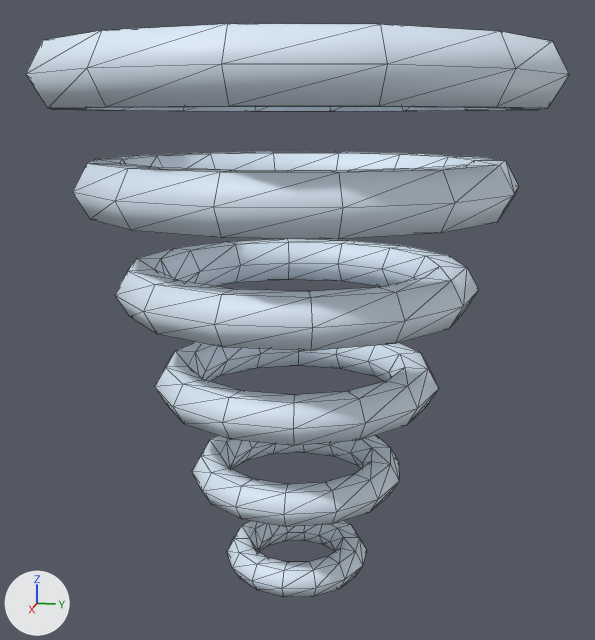
Two versions of the glTF model assets/reference/whirl.glb, one commit apart.
Before and after are seen from a 50 mm camera at (1.622, 0.326, 1.071) aimed at (-0.003, 0.001, 0.664). Lighting does not change. The marker at lower left points along +X, +Y and +Z. The first picture is the older version. Mesh edges are drawn as thin lines. Where no turn or scale is listed for an object, it has been applied to the vertices.
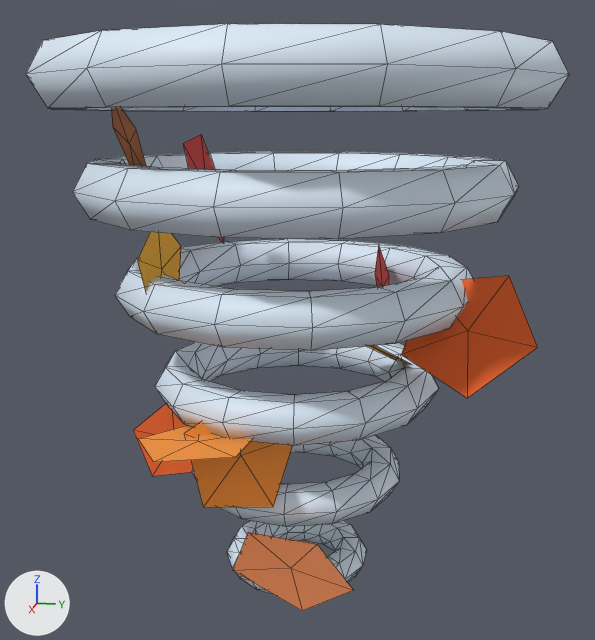
Boxes [x1, y1, x2, y2] around the edits, measured in the pictures (595 x 640 px):
'Mesh_11', added (orange)
    after: [401, 276, 538, 398]
'Mesh_10', added (orange)
    after: [233, 532, 353, 611]
'Mesh_9', added (orange)
    after: [184, 422, 292, 507]
'Mesh_14', added (orange)
    after: [139, 425, 252, 462]
'Mesh_12', added (orange)
    after: [137, 232, 181, 292]
'Mesh_6', added (orange)
    after: [133, 404, 193, 476]
'Mesh_15', added (orange)
    after: [111, 108, 146, 166]
'Mesh_13', added (red)
    after: [183, 134, 224, 243]
'Mesh_8', added
    after: [375, 245, 389, 287]
'Mesh_7', added
    after: [367, 345, 410, 364]

The change, as a diff of the scene's bpy script:
```diff
--- a/assets/reference/whirl.glb.py
+++ b/assets/reference/whirl.glb.py
@@ me_mesh_15 @@
+me_mesh_15.from_pydata([(0.0, 0.0, 0.0), (0.079, 0.046, 0.027), (0.018, -0.023, 0.09), (-0.068, -0.06, 0.029), (-0.06, -0.014, -0.073), (0.03, 0.052, -0.074), (0.079, 0.046, 0.027)], [], [(1, 2, 0), (2, 3, 0), (3, 4, 0), (4, 5, 0), (5, 6, 0)])
+me_mesh_15.materials.append(mat_material_15)  # orange #d9814f
@@ me_mesh_14 @@
+me_mesh_14.from_pydata([(0.0, 0.0, 0.0), (-0.114, -0.03, -0.006), (-0.064, 0.099, 0.003), (0.074, 0.091, 0.008), (0.11, -0.043, 0.002), (-0.007, -0.117, -0.007), (-0.114, -0.03, -0.006)], [], [(1, 2, 0), (2, 3, 0), (3, 4, 0), (4, 5, 0), (5, 6, 0)])
+me_mesh_14.materials.append(mat_material_14)  # orange #ff9a3f
@@ me_mesh_13 @@
+me_mesh_13.from_pydata([(0.0, 0.0, 0.0), (0.084, -0.019, 0.09), (-0.062, -0.029, 0.105), (-0.122, 0.001, -0.026), (-0.014, 0.03, -0.121), (0.114, 0.018, -0.049), (0.084, -0.019, 0.09)], [], [(1, 2, 0), (2, 3, 0), (3, 4, 0), (4, 5, 0), (5, 6, 0)])
+me_mesh_13.materials.append(mat_material_13)  # red #c23a3a
@@ me_mesh_12 @@
+me_mesh_12.from_pydata([(0.0, 0.0, 0.0), (-0.002, -0.006, 0.099), (0.094, -0.009, 0.032), (0.06, 0.0, -0.08), (-0.057, 0.009, -0.081), (-0.095, 0.005, 0.029), (-0.002, -0.006, 0.099)], [], [(1, 2, 0), (2, 3, 0), (3, 4, 0), (4, 5, 0), (5, 6, 0)])
+me_mesh_12.materials.append(mat_material_12)  # orange #f2b13a
@@ me_mesh_11 @@
+me_mesh_11.from_pydata([(0.0, 0.0, 0.0), (-0.073, -0.078, 0.072), (0.006, -0.119, -0.05), (0.077, 0.005, -0.103), (0.041, 0.121, -0.013), (-0.052, 0.07, 0.095), (-0.073, -0.078, 0.072)], [], [(1, 2, 0), (2, 3, 0), (3, 4, 0), (4, 5, 0), (5, 6, 0)])
+me_mesh_11.materials.append(mat_material_11)  # orange #e8632a
@@ me_mesh_10 @@
+me_mesh_10.from_pydata([(0.0, 0.0, 0.0), (0.073, -0.085, 0.028), (-0.062, -0.093, 0.027), (-0.111, 0.027, -0.011), (-0.007, 0.11, -0.034), (0.107, 0.041, -0.01), (0.073, -0.085, 0.028)], [], [(1, 2, 0), (2, 3, 0), (3, 4, 0), (4, 5, 0), (5, 6, 0)])
+me_mesh_10.materials.append(mat_material_10)  # orange #d9814f
@@ me_mesh_9 @@
+me_mesh_9.from_pydata([(0.0, 0.0, 0.0), (-0.046, -0.007, 0.108), (0.046, -0.094, 0.053), (0.075, -0.051, -0.075), (0.0, 0.062, -0.099), (-0.075, 0.09, 0.013), (-0.046, -0.007, 0.108)], [], [(1, 2, 0), (2, 3, 0), (3, 4, 0), (4, 5, 0), (5, 6, 0)])
+me_mesh_9.materials.append(mat_material_9)  # orange #ff9a3f
@@ me_mesh_8 @@
+me_mesh_8.from_pydata([(0.0, 0.0, 0.0), (-0.089, -0.027, 0.014), (-0.042, -0.004, -0.084), (0.063, 0.025, -0.066), (0.082, 0.02, 0.044), (-0.013, -0.013, 0.093), (-0.089, -0.027, 0.014)], [], [(1, 2, 0), (2, 3, 0), (3, 4, 0), (4, 5, 0), (5, 6, 0)])
+me_mesh_8.materials.append(mat_material_8)  # red #c23a3a
@@ me_mesh_7 @@
+me_mesh_7.from_pydata([(0.0, 0.0, 0.0), (0.013, -0.08, 0.04), (-0.075, -0.049, -0.009), (-0.06, 0.05, -0.046), (0.039, 0.079, -0.019), (0.084, -0.001, 0.034), (0.013, -0.08, 0.04)], [], [(1, 2, 0), (2, 3, 0), (3, 4, 0), (4, 5, 0), (5, 6, 0)])
+me_mesh_7.materials.append(mat_material_7)  # orange #f2b13a
@@ me_mesh_6 @@
+me_mesh_6.from_pydata([(0.0, 0.0, 0.0), (0.023, -0.087, 0.024), (0.063, -0.031, -0.061), (0.016, 0.068, -0.061), (-0.053, 0.073, 0.023), (-0.049, -0.023, 0.076), (0.023, -0.087, 0.024)], [], [(1, 2, 0), (2, 3, 0), (3, 4, 0), (4, 5, 0), (5, 6, 0)])
+me_mesh_6.materials.append(mat_material_6)  # orange #e8632a
@@ ob_mesh_15 @@
+ob_mesh_15 = bpy.data.objects.new('Mesh_15', me_mesh_15)
+ob_mesh_15.location = (0.187, -0.27, 1.024)
@@ ob_mesh_14 @@
+ob_mesh_14 = bpy.data.objects.new('Mesh_14', me_mesh_14)
+ob_mesh_14.location = (0.285, -0.125, 0.502)
@@ ob_mesh_13 @@
+ob_mesh_13 = bpy.data.objects.new('Mesh_13', me_mesh_13)
+ob_mesh_13.location = (-0.035, -0.197, 0.932)
@@ ob_mesh_12 @@
+ob_mesh_12 = bpy.data.objects.new('Mesh_12', me_mesh_12)
+ob_mesh_12.location = (0.188, -0.217, 0.797)
@@ ob_mesh_11 @@
+ob_mesh_11 = bpy.data.objects.new('Mesh_11', me_mesh_11)
+ob_mesh_11.location = (0.129, 0.344, 0.693)
@@ ob_mesh_10 @@
+ob_mesh_10 = bpy.data.objects.new('Mesh_10', me_mesh_10)
+ob_mesh_10.location = (0.346, 0.059, 0.303)
@@ ob_mesh_9 @@
+ob_mesh_9 = bpy.data.objects.new('Mesh_9', me_mesh_9)
+ob_mesh_9.location = (0.227, -0.062, 0.456)
@@ ob_mesh_8 @@
+ob_mesh_8 = bpy.data.objects.new('Mesh_8', me_mesh_8)
+ob_mesh_8.location = (-0.14, 0.163, 0.712)
@@ ob_mesh_7 @@
+ob_mesh_7 = bpy.data.objects.new('Mesh_7', me_mesh_7)
+ob_mesh_7.location = (-0.008, 0.161, 0.612)
@@ ob_mesh_6 @@
+ob_mesh_6 = bpy.data.objects.new('Mesh_6', me_mesh_6)
+ob_mesh_6.location = (0.012, -0.27, 0.385)
```
